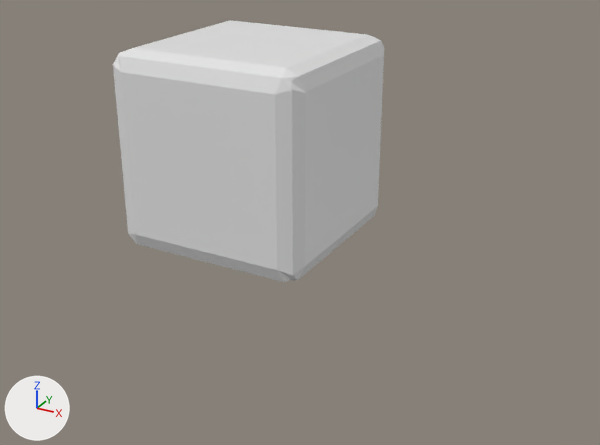
One commit to the Blender file resources/sugar_cube.blend: the scene before it, then after it.
One viewpoint serves both versions: a camera (50 mm lens) standing at (4.24, -6.8, 2.61) and looking at (0.34, 0.29, -0.94). The axes (+X, +Y, +Z) are drawn at lower left. The lights are the same throughout.
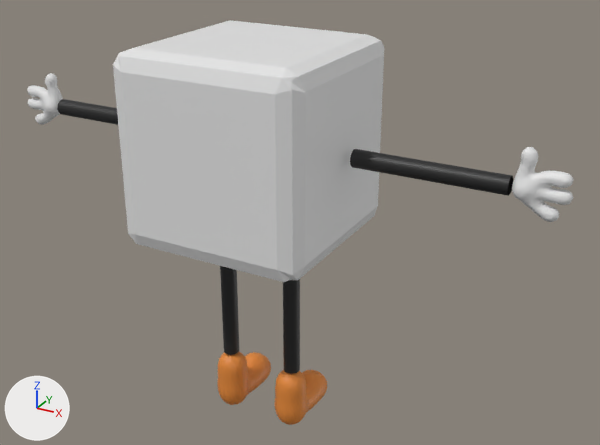
Boxes [x1, y1, x2, y2] around the edits, measured in the pictures (600 x 445 px):
'Left_Arm.001', added (black): after [350, 149, 513, 196]
'Left_Glove.001', added: after [512, 147, 573, 222]
'Left_Boot.001', added: after [275, 370, 327, 425]
'Left_Boot', added (orange): after [217, 352, 271, 405]
'Left_Leg.001', added (black): after [283, 279, 300, 374]
'Left_Leg', added (black): after [220, 266, 239, 355]
'Left_Glove', added: after [27, 73, 63, 125]
'Left_Arm', added (black): after [57, 99, 118, 125]

Diff of the bpy script that builds the scene:
```diff
--- a/resources/sugar_cube.blend.py
+++ b/resources/sugar_cube.blend.py
@@ ob_left_leg_001 @@
+ob_left_leg_001 = bpy.data.objects.new('Left_Leg.001', me_cubeziercurve_000)  # 156 vertices, 144 faces; spans x -0.09..0.09, y 0.0..1.5, z -0.88..-0.7; in mat_mug_limbs (black #1f1f1f)
+ob_left_leg_001.location = (-0.397, 0.0, -1.086)
+ob_left_leg_001.rotation_euler = (-1.571, 0.0, 1.571)  # degrees (-90, 0, 90)
@@ ob_left_leg @@
+ob_left_leg = bpy.data.objects.new('Left_Leg', me_cubeziercurve_002)  # 156 vertices, 144 faces; spans x -0.09..0.09, y 0.0..1.5, z -0.09..0.09; in mat_mug_limbs (black #1f1f1f)
+ob_left_leg.location = (-0.397, 0.0, -1.086)
+ob_left_leg.rotation_euler = (-1.571, 0.0, 1.571)  # degrees (-90, 0, 90)
@@ ob_left_glove_001 @@
+ob_left_glove_001 = bpy.data.objects.new('Left_Glove.001', me_mesh_002)  # 552 vertices, 651 faces; spans x -1.12..1.12, y -54.73..-49.54, z -2.6..3.71; in mat_mug_gloves (white #e7e7e7)
+ob_left_glove_001.location = (-2.315, 0.0, 0.0)
+ob_left_glove_001.rotation_euler = (0.0, 0.0, 1.571)  # degrees (0, 0, 90)
+ob_left_glove_001.scale = (0.0993, 0.0993, 0.0993)
@@ ob_left_glove @@
+ob_left_glove = bpy.data.objects.new('Left_Glove', me_mesh_001)  # 552 vertices, 651 faces; spans x -1.12..1.12, y -1.12..4.07, z -2.6..3.71; in mat_mug_gloves (white #e7e7e7)
+ob_left_glove.location = (-2.715, 0.0, 0.0)
+ob_left_glove.rotation_euler = (0.0, 0.0, 1.571)  # degrees (0, 0, 90)
+ob_left_glove.scale = (0.0993, 0.0993, 0.0993)
@@ ob_left_boot_001 @@
+ob_left_boot_001 = bpy.data.objects.new('Left_Boot.001', me_mesh_003)  # 846 vertices, 996 faces; spans x -5.31..2.19, y -8.04..-4.95, z -2.33..3.52; in mat_mug_boots (orange #e78b38)
+ob_left_boot_001.location = (-0.387, 0.445, -3.023)
+ob_left_boot_001.rotation_euler = (0.0, 0.0, 1.571)  # degrees (0, 0, 90)
+ob_left_boot_001.scale = (0.119, 0.119, 0.119)
@@ ob_left_boot @@
+ob_left_boot = bpy.data.objects.new('Left_Boot', me_mesh)  # 846 vertices, 996 faces; spans x -5.31..2.19, y -1.54..1.54, z -2.33..3.52; in mat_mug_boots (orange #e78b38)
+ob_left_boot.location = (-0.387, 0.445, -3.023)
+ob_left_boot.rotation_euler = (0.0, 0.0, 1.571)  # degrees (0, 0, 90)
+ob_left_boot.scale = (0.119, 0.119, 0.119)
@@ ob_left_arm_001 @@
+ob_left_arm_001 = bpy.data.objects.new('Left_Arm.001', me_cubeziercurve_003)  # 156 vertices, 144 faces; spans x -0.09..0.09, y -3.271..-1.771, z -0.09..0.09; in mat_mug_limbs (black #1f1f1f)
+ob_left_arm_001.location = (-0.685, 0.0, 0.0)
+ob_left_arm_001.rotation_euler = (0.0, 0.0, 1.571)  # degrees (0, 0, 90)
@@ ob_left_arm @@
+ob_left_arm = bpy.data.objects.new('Left_Arm', me_cubeziercurve_001)  # 156 vertices, 144 faces; spans x -0.09..0.09, y 0.0..1.5, z -0.09..0.09; in mat_mug_limbs (black #1f1f1f)
+ob_left_arm.location = (-1.085, 0.0, 0.0)
+ob_left_arm.rotation_euler = (0.0, 0.0, 1.571)  # degrees (0, 0, 90)
```
